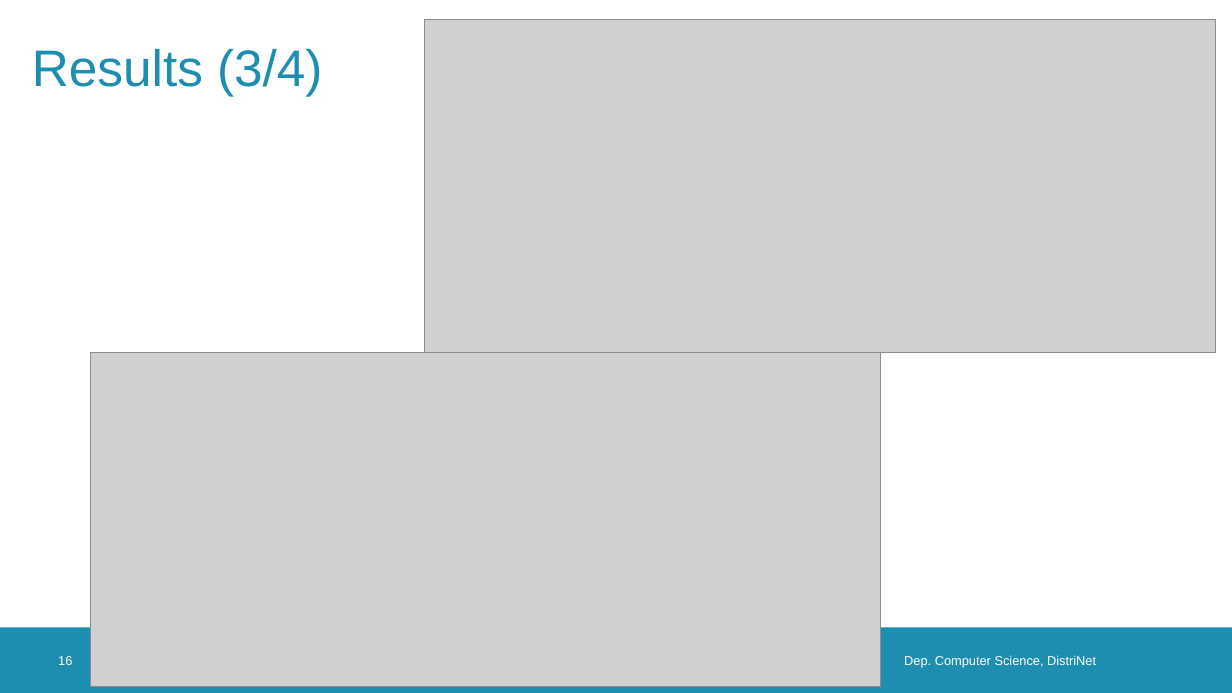
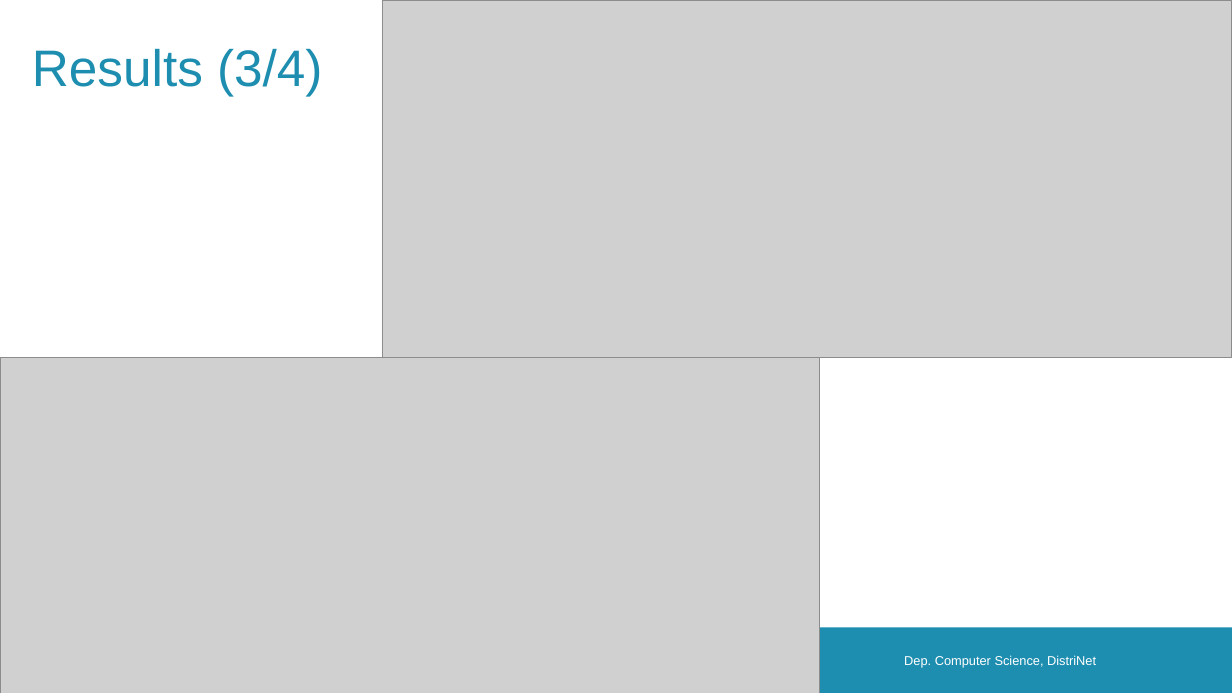
Before and after one commit to k8-scalar/incremental_policy_verification, a slide deck: slide 16 of Jasper Files/Presentations/2023 November presentation.pptx. Drawn at 1232x693 pixels with LibreOffice and Linux fonts; fonts in the diff are those of the drawing; grey boxes stand for pictures; background and template pictures are left out. Boxes give left, top, right and bottom in pixels: in the first picture for what was removed or moved away, otherwise in the second. Text is boxed around its words. In the diff, an @@ line names an element or a change of style, - is before the commit and + after.

```diff
--- a/Jasper Files/Presentations/2023 November presentation.pptx
+++ b/Jasper Files/Presentations/2023 November presentation.pptx
@@ picture: place and size @@
-picture at [424, 19, 1215, 353]
+picture at [383, 0, 1232, 358]
@@ picture: place and size @@
-picture at [91, 353, 881, 687]
+picture at [0, 358, 820, 693]
@@ page number removed at [58, 656, 72, 665] @@
-16
```
Also in this commit, not shown: 3 other slides changed, 53 other files.
